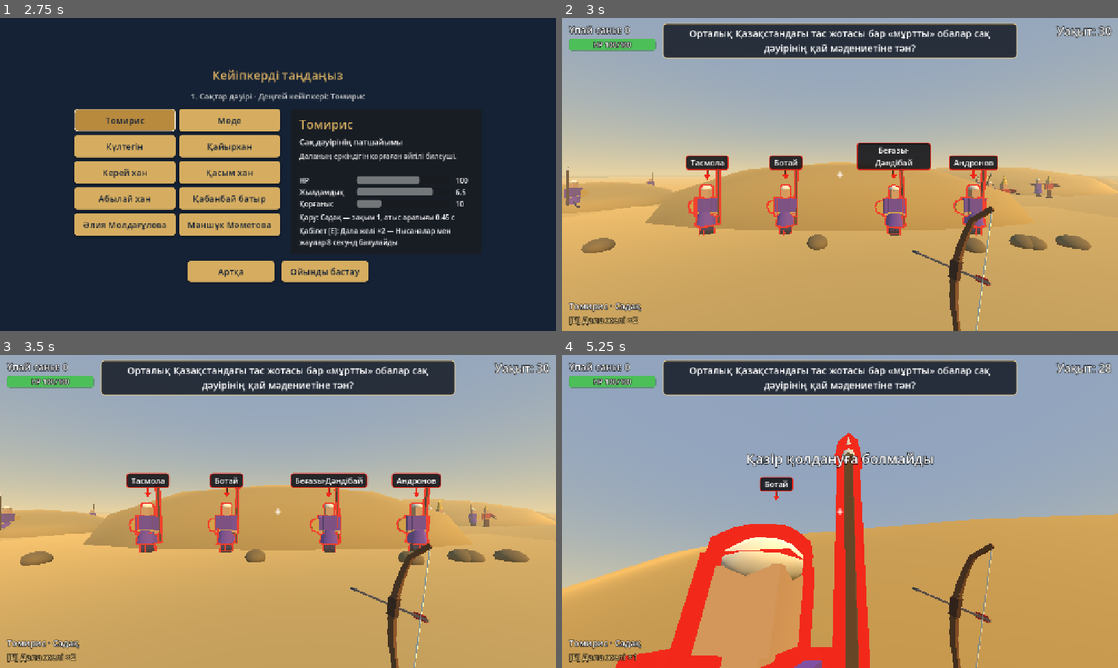
Above: before the commit, frames 1-4 (two rows, left to right).
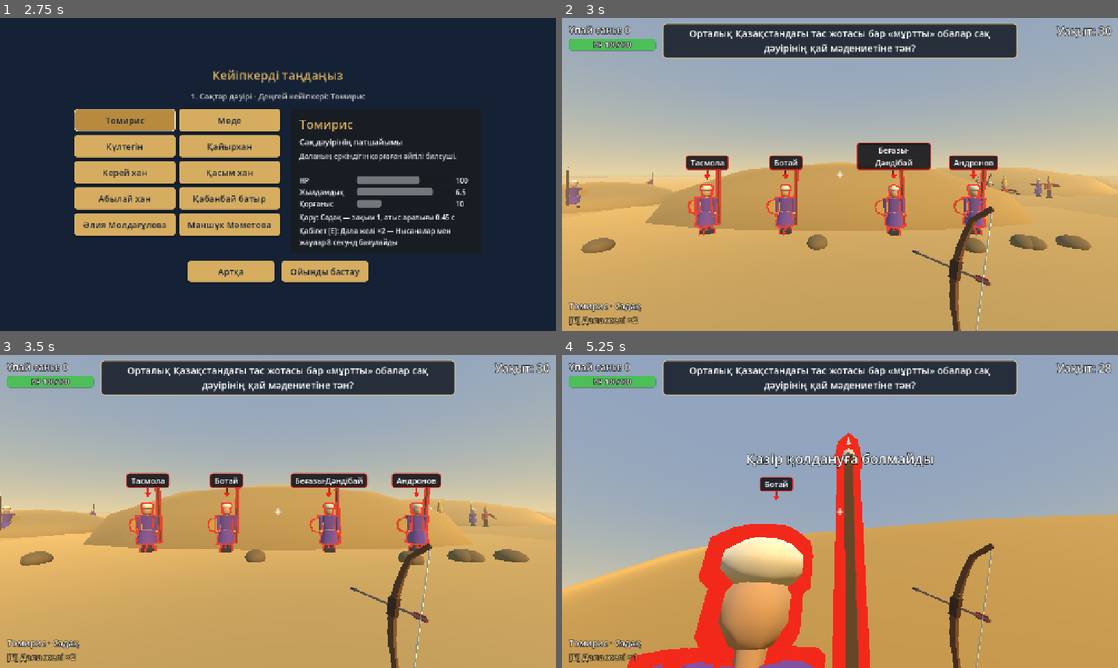
Above: after the commit, the same moments.

Repository: rainbowbear1/History-Arena
Game: Godot game, scene res://startup_screen.tscn
Two runs of this game, one before a commit and one after it. Both use one fixed random seed, a clock stepped at 60 frames per second and the inputs below.
Inputs (mouse positions are in pixels of both pictures, inside the frame that each line leads up to):
- Up to frame 1 (2.75 s): click "Қонақ ретінде ойнау" at 0.5 s; click "Ойнау" at 1.25 s; click "1" at 2 s
- Up to frame 2 (3 s): click "Ойынды бастау" at 2.75 s
- Up to frame 3 (3.5 s): no input
- Up to frame 4 (5.25 s): tap Enter at 3.5 s; move the mouse to (867, 511) at 3.52 s; hold E (ability) 3.53-4.28 s; hold W (move_forward) from 3.53 s (still down); click (867, 511) at 3.67 s; tap Space (jump) at 3.77, 4.52 s; move the mouse to (812, 511) at 4.27 s; tap E (ability) at 4.35 s; move the mouse to (851, 505) at 5.02 s; hold E (ability) from 5.03 s (still down)

Frame 1 is identical in both runs. In frame 2, 0.7% of the frame differs, in the area x 0-90%, y 51-70%; in frame 3, 0.6%; in frame 4, 5.3%, in the area x 9-49%, y 61-100%.

Commit message:
Milestone 24: rounder low-poly soldiers and gun barrels
- Soldiers: tapered cylinder limbs, a torso broad at the shoulders, round
  head and hands instead of stacked boxes; meshes and materials stay shared.
- First-person musket, rifle and machine gun get round barrels.
- Checked against the pre-polish checkpoint at 1280x720: level 7 keeps 588
  draw calls (triangles 12k -> 26k), the gallery level 128 -> 183 draw
  calls; both hold the 60 fps cap.

Co-Authored-By: Claude Opus 5.5 <noreply@anthropic.com>

Diff:
--- a/player.gd
+++ b/player.gd
@@ -153,22 +153,32 @@
 			_weapon_part(Vector3(0.005, 0.05, 0.1), Vector3(0.03, 0.0, tip.z - 0.02), Color(0.85, 0.2, 0.15), Vector3.ZERO)
 		"musket", "rifle":
 			_weapon_part(Vector3(0.07, 0.09, 0.9 if model == "musket" else 0.8), Vector3(0, 0, -0.05), WOOD, Vector3.ZERO)
-			_weapon_part(Vector3(0.04, 0.04, 0.6), Vector3(0, 0.06, -0.55), METAL, Vector3.ZERO)
+			_weapon_part(Vector3(0.045, 0.6, 0.045), Vector3(0, 0.06, -0.55), METAL, Vector3(PI / 2.0, 0, 0), true)
 			_weapon_part(Vector3(0.08, 0.16, 0.25), Vector3(0, -0.07, 0.38), WOOD.darkened(0.1), Vector3(0.3, 0, 0))
 			if model == "rifle":
 				_weapon_part(Vector3(0.05, 0.05, 0.22), Vector3(0, 0.12, -0.05), METAL, Vector3.ZERO)
 		"mg":
 			_weapon_part(Vector3(0.12, 0.12, 0.6), Vector3(0, 0, 0), METAL, Vector3.ZERO)
-			_weapon_part(Vector3(0.05, 0.05, 0.6), Vector3(0, 0.02, -0.55), METAL.darkened(0.2), Vector3.ZERO)
+			_weapon_part(Vector3(0.055, 0.6, 0.055), Vector3(0, 0.02, -0.55), METAL.darkened(0.2), Vector3(PI / 2.0, 0, 0), true)
 			_weapon_part(Vector3(0.3, 0.05, 0.3), Vector3(0, 0.1, -0.05), METAL.lightened(0.1), Vector3.ZERO)
 			_weapon_part(Vector3(0.08, 0.14, 0.22), Vector3(0, -0.06, 0.35), WOOD, Vector3.ZERO)
 
 
-func _weapon_part(size: Vector3, at: Vector3, color: Color, tilt: Vector3) -> void:
+# A box, or a round rod (`round`, for barrels) of the given size.
+func _weapon_part(size: Vector3, at: Vector3, color: Color, tilt: Vector3, round: bool = false) -> void:
 	var part := MeshInstance3D.new()
-	var mesh := BoxMesh.new()
-	mesh.size = size
-	part.mesh = mesh
+	if round:
+		var rod := CylinderMesh.new()
+		rod.top_radius = size.x / 2.0
+		rod.bottom_radius = size.x / 2.0
+		rod.height = size.y
+		rod.radial_segments = 10
+		rod.rings = 1
+		part.mesh = rod
+	else:
+		var mesh := BoxMesh.new()
+		mesh.size = size
+		part.mesh = mesh
 	part.position = at
 	part.rotation = tilt
 	var material := StandardMaterial3D.new()
--- a/soldier.gd
+++ b/soldier.gd
@@ -1,6 +1,8 @@
 extends Node3D
 
-# A low-poly soldier built from a handful of primitive meshes (feet at y = 0, about 1.9 m tall).
+# A low-poly soldier built from a handful of primitive meshes (feet at y = 0, about 1.9 m tall):
+# tapered limbs, a torso wider at the shoulders, a round head and hands, so the silhouette reads
+# as a figure rather than stacked blocks.
 # The look comes from data/themes.json: coat/pants/skin colours, headgear, weapon, shield, robe.
 # Meshes and materials are shared between all soldiers, so a crowd stays cheap in the browser.
 
@@ -39,22 +41,22 @@
 		var leg := Node3D.new()
 		leg.position = Vector3(side * 0.1, 0.82, 0)
 		_body.add_child(leg)
-		_part("box", Vector3(0.16, 0.7, 0.18), Vector3(0, -0.37, 0), pants, leg)
+		_part("limb", Vector3(0.17, 0.7, 0.19), Vector3(0, -0.37, 0), pants, leg)
 		_part("box", Vector3(0.17, 0.14, 0.26), Vector3(0, -0.75, -0.03), pants.darkened(0.45), leg)
 		_legs.append(leg)
 	if look.get("robe", false):
 		_part("robe", Vector3.ONE, Vector3(0, 0.62, 0), coat)
-	_part("box", Vector3(0.5, 0.6, 0.28), Vector3(0, 1.1, 0), coat)
-	_part("box", Vector3(0.52, 0.08, 0.3), Vector3(0, 0.84, 0), trim)
-	_part("box", Vector3(0.14, 0.54, 0.15), Vector3(-0.33, 1.12, 0), coat)
-	_part("box", Vector3(0.12, 0.12, 0.12), Vector3(-0.33, 0.8, 0), skin)
+	_part("torso", Vector3(0.52, 0.6, 0.3), Vector3(0, 1.1, 0), coat)
+	_part("disc", Vector3(0.46, 0.08, 0.3), Vector3(0, 0.84, 0), trim)
+	_part("limb", Vector3(0.14, 0.54, 0.15), Vector3(-0.33, 1.12, 0), coat)
+	_part("sphere", Vector3(0.13, 0.13, 0.13), Vector3(-0.33, 0.8, 0), skin)
 	_arm = Node3D.new()
 	_arm.position = Vector3(0.33, 1.36, 0)
 	_body.add_child(_arm)
-	_part("box", Vector3(0.14, 0.54, 0.15), Vector3(0, -0.25, 0), coat, _arm)
-	_part("box", Vector3(0.12, 0.12, 0.12), Vector3(0, -0.57, 0), skin, _arm)
-	_part("box", Vector3(0.14, 0.08, 0.14), Vector3(0, 1.43, 0), skin)
-	_part("box", Vector3(0.28, 0.3, 0.28), Vector3(0, 1.6, 0), skin)
+	_part("limb", Vector3(0.14, 0.54, 0.15), Vector3(0, -0.25, 0), coat, _arm)
+	_part("sphere", Vector3(0.13, 0.13, 0.13), Vector3(0, -0.57, 0), skin, _arm)
+	_part("limb", Vector3(0.13, 0.1, 0.13), Vector3(0, 1.43, 0), skin)
+	_part("sphere", Vector3(0.29, 0.33, 0.3), Vector3(0, 1.6, 0), skin)
 	_headgear(look.get("headgear", "none"), _color(look.get("headgear_color", "#6b4a2b")))
 	_weapon(look.get("weapon", "none"), _color(look.get("weapon_color", "#5a3d22")))
 	if look.get("shield", false):
@@ -165,6 +167,32 @@
 	match shape:
 		"box":
 			mesh = BoxMesh.new()
+		"limb":
+			# Slightly tapered towards the hand or foot.
+			var limb := CylinderMesh.new()
+			limb.top_radius = 0.5
+			limb.bottom_radius = 0.4
+			limb.height = 1.0
+			limb.radial_segments = 7
+			limb.rings = 1
+			mesh = limb
+		"torso":
+			# Broad shoulders narrowing to the belt.
+			var torso := CylinderMesh.new()
+			torso.top_radius = 0.5
+			torso.bottom_radius = 0.38
+			torso.height = 1.0
+			torso.radial_segments = 8
+			torso.rings = 1
+			mesh = torso
+		"disc":
+			var disc := CylinderMesh.new()
+			disc.top_radius = 0.5
+			disc.bottom_radius = 0.5
+			disc.height = 1.0
+			disc.radial_segments = 8
+			disc.rings = 1
+			mesh = disc
 		"cone":
 			var cone := CylinderMesh.new()
 			cone.top_radius = 0.0
